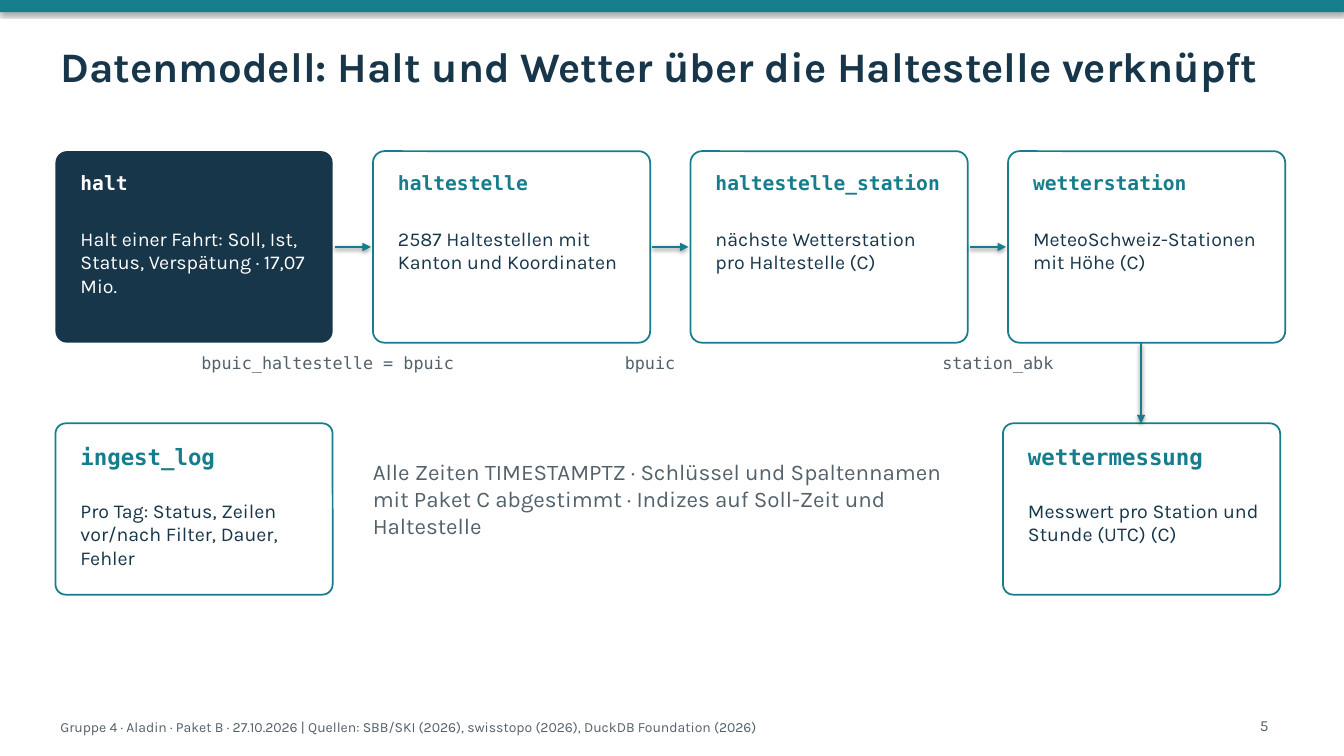
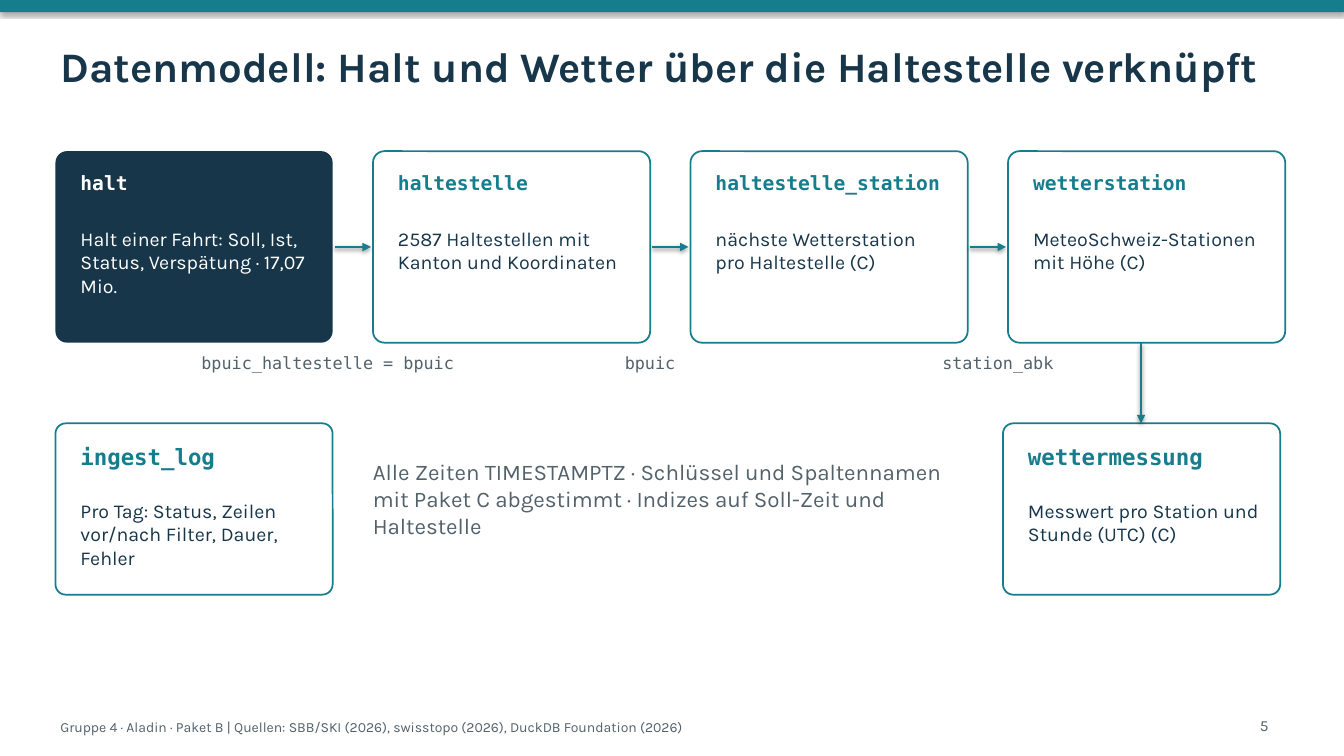
Before and after one commit to zeitmann/oev-wetter, a slide deck: slide 5 of docs/präsentation/folien_paket_b.pptx. Drawn at 1344x756 pixels with LibreOffice and Linux fonts; fonts in the diff are those of the drawing. Boxes give left, top, right and bottom in pixels: in the first picture for what was removed or moved away, otherwise in the second. Text is boxed around its words. In the diff, an @@ line names an element or a change of style, - is before the commit and + after.

```diff
--- a/docs/präsentation/folien_paket_b.pptx
+++ b/docs/präsentation/folien_paket_b.pptx
@@ text at [60,722,682,736]: text changed @@
-Gruppe 4 · Aladin · Paket B · 27.10.2026 | Quellen: SBB/SKI (2026), swisstopo (2026), DuckDB Foundation (2026)
+Gruppe 4 · Aladin · Paket B | Quellen: SBB/SKI (2026), swisstopo (2026), DuckDB Foundation (2026)
```
Also in this commit, not shown: 5 other slides changed, 2 slides removed, 15 other files.
